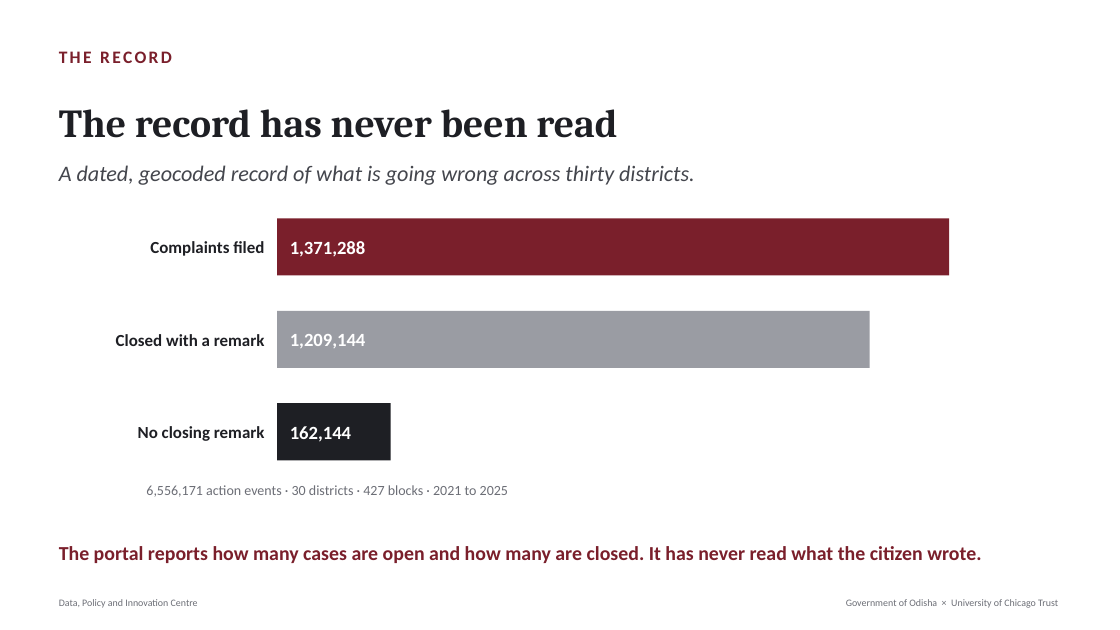
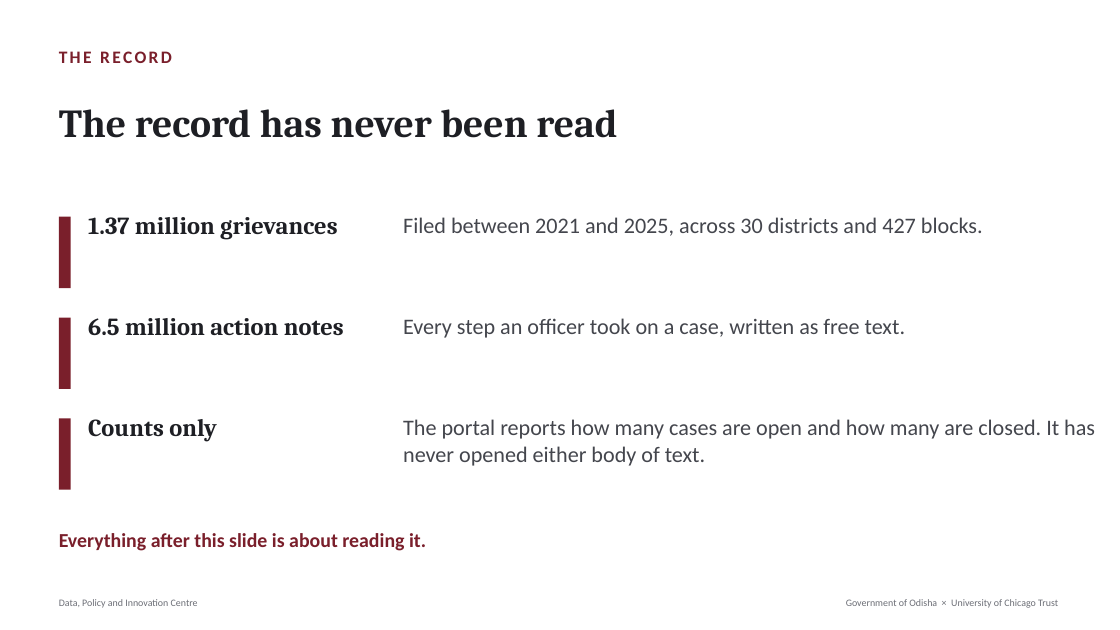
Before and after one commit to Data-Policy-and-Innovation-Centre/janasunani, a slide deck: slide 2 of docs/presentations/2026-08-24-timing-quality/Janasunani_2.0_Timing_and_Quality.pptx. Drawn at 1120x630 pixels with LibreOffice and Linux fonts; fonts in the diff are those of the drawing. Boxes give left, top, right and bottom in pixels: in the first picture for what was removed or moved away, otherwise in the second. Text is boxed around its words. In the diff, an @@ line names an element or a change of style, - is before the commit and + after.

```diff
--- a/docs/presentations/2026-08-24-timing-quality/Janasunani_2.0_Timing_and_Quality.pptx
+++ b/docs/presentations/2026-08-24-timing-quality/Janasunani_2.0_Timing_and_Quality.pptx
@@ text removed at [59,165,695,185] @@
-A dated, geocoded record of what is going wrong across thirty districts.
@@ rectangle added at [59,217,71,288], fill #7A1F2B @@
@@ text added at [88,217,337,240], 21 pt, text #1E1F24, bold @@
+1.37 million grievances
@@ rectangle removed at [277,218,949,276] @@
@@ text added at [403,217,983,236], 19 pt, text #44464D @@
+Filed between 2021 and 2025, across 30 districts and 427 blocks.
@@ text removed at [150,241,264,256] @@
-Complaints filed
@@ text removed at [290,241,366,257] @@
-1,371,288
@@ rectangle added at [59,318,71,389], fill #7A1F2B @@
@@ text added at [88,318,344,336], 21 pt, text #1E1F24, bold @@
+6.5 million action notes
@@ rectangle removed at [277,311,870,368] @@
@@ text added at [403,318,905,338], 19 pt, text #44464D @@
+Every step an officer took on a case, written as free text.
@@ text removed at [116,334,265,346] @@
-Closed with a remark
@@ text removed at [290,334,366,348] @@
-1,209,144
@@ rectangle added at [59,418,71,490], fill #7A1F2B @@
@@ text added at [88,419,217,441], 21 pt, text #1E1F24, bold @@
+Counts only
@@ rectangle removed at [277,403,391,460] @@
@@ text at [403,419,1095,466]: text changed; size 17 to 19 pt; text colour #7A1F2B to #44464D; bold off @@
-The portal reports how many cases are open and how many are closed. It has never read what the citizen wrote.
+The portal reports how many cases are open and how many are closed. It has never opened either body of text.
@@ text "The portal reports how many ..." at [403,419,1095,466]: vertical alignment middle to top @@
@@ text removed at [138,426,265,441] @@
-No closing remark
@@ text removed at [290,426,351,442] @@
-162,144
@@ text removed at [146,485,508,497] @@
-6,556,171 action events · 30 districts · 427 blocks · 2021 to 2025
@@ text added at [59,533,426,551], 17 pt, text #7A1F2B, bold @@
+Everything after this slide is about reading it.
```
Also in this commit, not shown: 1 other slide changed, 1 slide added, 3 other files.
